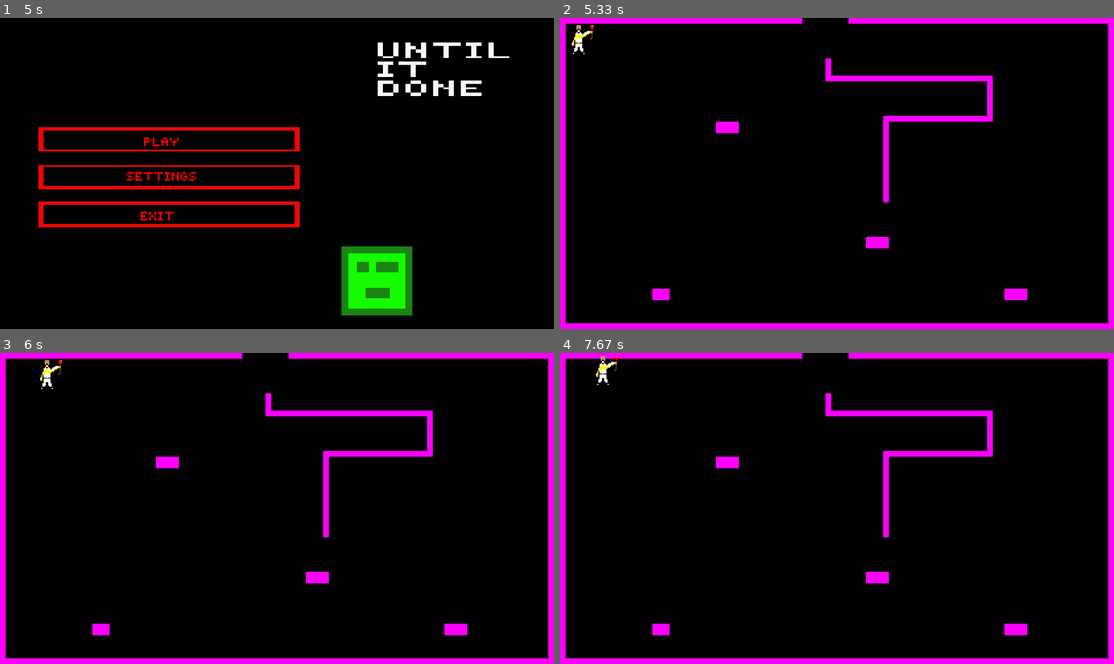
Above: before the commit, frames 1-4 (two rows, left to right).
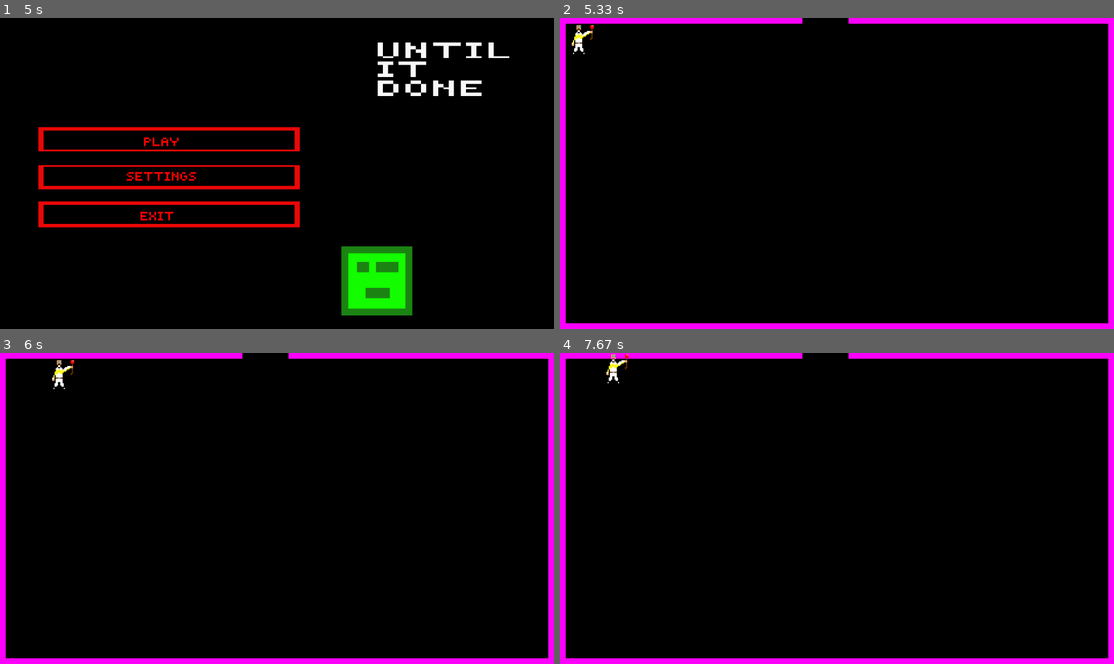
Above: after the commit, the same moments.

Repository: Fr-noname/Pygame_project_Frolov_Kolesnikov
Game: pygame game, started from main.py
Two runs of this game, one before a commit and one after it. Both use one fixed random seed, a clock stepped at 60 frames per second and the inputs below.
Inputs (mouse positions are in pixels of both pictures, inside the frame that each line leads up to):
- Up to frame 1 (5 s): click (277, 173) at 0.38 s; click (254, 189) at 0.72 s; click (144, 176) at 1.05 s; click (282, 207) at 2.88 s
- Up to frame 2 (5.33 s): click (665, 133) at 5.22 s
- Up to frame 3 (6 s): hold D 5.5-5.97 s
- Up to frame 4 (7.67 s): hold W 6-6.3 s; hold D 6.33-6.8 s; hold A 6.83-7.37 s; hold S from 7.4 s (still down)

Frame 1 is identical in both runs. In frame 2, 2.1% of the frame differs, in the area x 16-85%, y 12-91%; in frame 3, 2.4%, in the area x 7-85%, y 2-91%; in frame 4, 2.4%.

Commit message:
+ персонаж

Diff:
--- a/data/game.py
+++ b/data/game.py
@@ -14,7 +14,7 @@
     player_pos = pygame.Vector2(1, 1)
     screen = pygame.display.set_mode((1920, 1080))
     pygame.display.set_caption("Until it Done")
-    a = characters.Player(100, 100, 1, 1, 7, None, None, None)
+    a = characters.Player(100, 100, 1, 1, 10, None, None, None)
     background = Surface((1920, 1080))
     background.fill((0, 0, 255))
     running = True
@@ -56,6 +56,7 @@
                 running = False
             if e.type == pygame.MOUSEBUTTONDOWN:
                 a.attack()
+
         screen.blit(background, (1, 1))
         keys = pygame.key.get_pressed()
 
--- a/levels/lvls.py
+++ b/levels/lvls.py
@@ -0,0 +1,23 @@
+lvl1 = ['  b',
+        'fff',
+        'e  ']  # b - начальная комната, f - комната битвы, e - комната конца.
+
+lvl2 = ['eff',
+        ' bf']
+
+lvl3 = ['e ',
+        'ff',
+        ' f',
+        ' b']
+
+boss_lvl1 = ['  b',
+             'fff',
+             'B  ']  # b - начальная комната, f - комната битвы, B - комната босса
+
+boss_lvl2 = ['Bff',
+             ' bf']
+
+boss_lvl3 = ['B ',
+             'ff',
+             ' f',
+             ' b']
--- a/levels/rooms.py
+++ b/levels/rooms.py
@@ -1,5 +1,60 @@
-global Room1
+
 Room1 = ['------------------------------------------        ----------------------------------------------',
+         '-                                                                                              -',
+         '-                                                                                              -',
+         '-                                                                                              -',
+         '-                                                                                              -',
+         '-                                                                                              -',
+         '-                                                                                              -',
+         '-                                                                                              -',
+         '-                                                                                              -',
+         '-                                                                                              -',
+         '-                                                                                              -',
+         '-                                                                                              -',
+         '-                                                                                              -',
+         '-                                                                                              -',
+         '-                                                                                              -',
+         '-                                                                                              -',
+         '-                                                                                              -',
+         '-                                                                                              -',
+         '-                                                                                              -',
+         '-                                                                                              -',
+         '-                                                                                              -',
+         '-                                                                                              -',
+         '-                                                                                              -',
+         '-                                                                                              -',
+         '-                                                                                              -',
+         '-                                                                                              -',
+         '-                                                                                              -',
+         '-                                                                                              -',
+         '-                                                                                              -',
+         '-                                                                                              -',
+         '-                                                                                              -',
+         '-                                                                                              -',
+         '-                                                                                              -',
+         '-                                                                                              -',
+         '-                                                                                              -',
+         '-                                                                                              -',
+         '-                                                                                              -',
+         '-                                                                                              -',
+         '-                                                                                              -',
+         '-                                                                                              -',
+         '-                                                                                              -',
+         '-                                                                                              -',
+         '-                                                                                              -',
+         '-                                                                                              -',
+         '-                                                                                              -',
+         '-                                                                                              -',
+         '-                                                                                              -',
+         '-                                                                                              -',
+         '-                                                                                              -',
+         '-                                                                                              -',
+         '-                                                                                              -',
+         '-                                                                                              -',
+         '-                                                                                              -',
+         '------------------------------------------------------------------------------------------------']
+
+Room2 = ['------------------------------------------        ----------------------------------------------',
          '-                                                                                              -',
          '-                                                                                              -',
          '-                                                                                              -',
